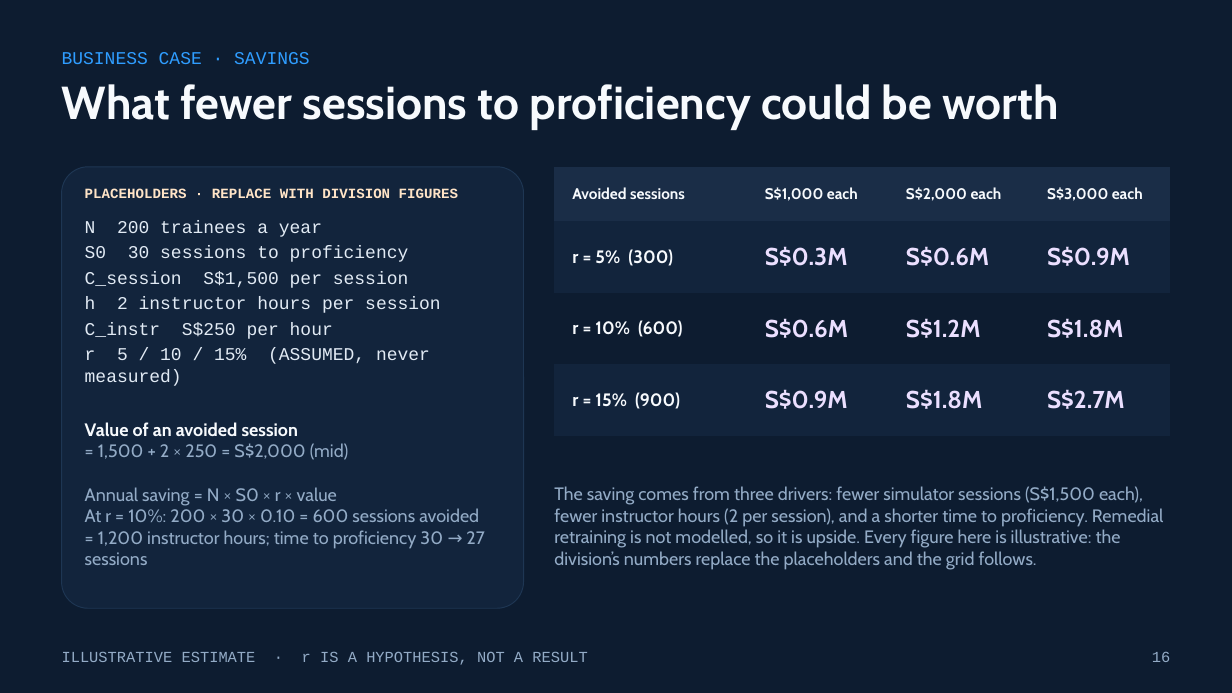
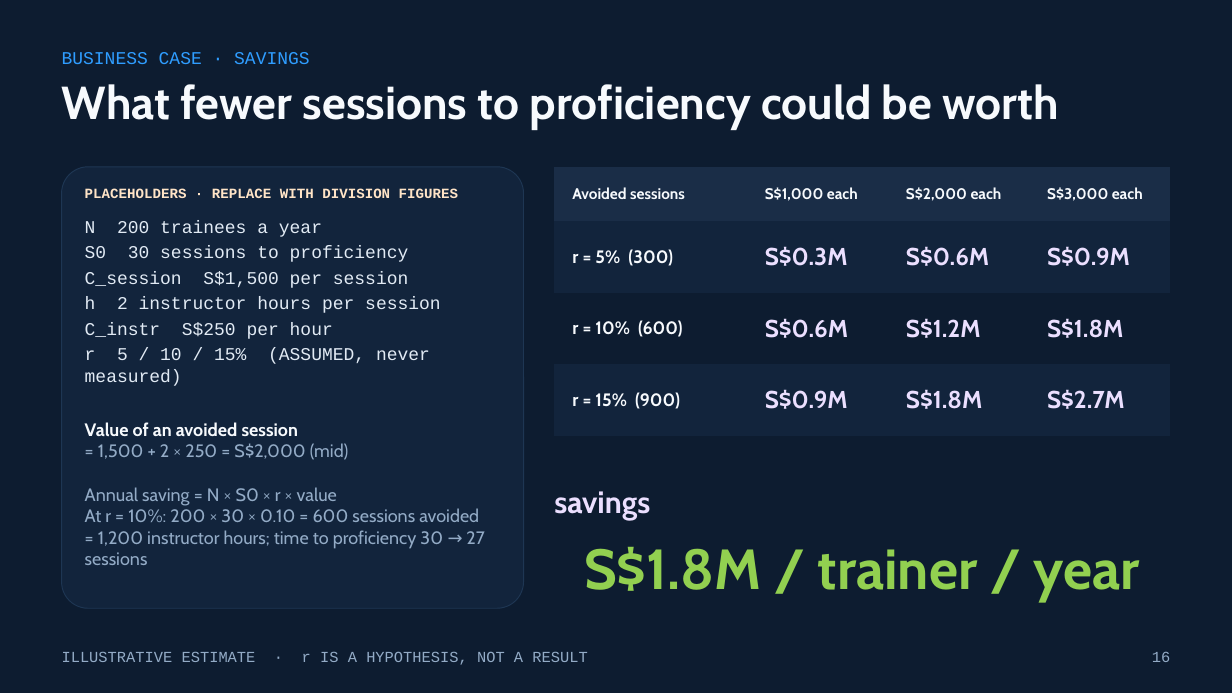
Before and after one commit to buttception/T-S_Hackathon26, a slide deck: slide 16 of cgf-demo/docs/pitch/Adaptive-CGF-Trainer.pptx. Drawn at 1232x693 pixels with LibreOffice and Linux fonts; fonts in the diff are those of the drawing. Boxes give left, top, right and bottom in pixels: in the first picture for what was removed or moved away, otherwise in the second. Text is boxed around its words. In the diff, an @@ line names an element or a change of style, - is before the commit and + after.

Commit message:
Updated the slides

```diff
--- a/cgf-demo/docs/pitch/Adaptive-CGF-Trainer.pptx
+++ b/cgf-demo/docs/pitch/Adaptive-CGF-Trainer.pptx
@@ text at [554,491,1140,602]: text changed; size 14 to 44 pt; text colour #93ABC6 to #92D050; bold on @@
-The saving comes from three drivers: fewer simulator sessions (S$1,500 each), fewer instructor hours (2 per session), and a shorter time to proficiency. Remedial retraining is not modelled, so it is upside. Every figure here is illustrative: the division’s numbers replace the placeholders and the grid follows.
+savings
+S$1.8M / trainer / year
```
Also in this commit, not shown: 1 other slide changed.
